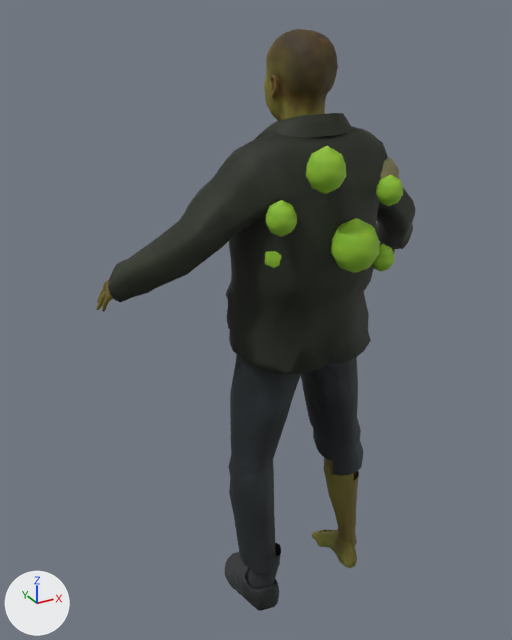
A saved change to the FBX model Assets/Resources/ProductionArt/Toxic.fbx.
One viewpoint serves both versions: a camera (50 mm lens) standing at (-1.1, -1.664, 1.891) and looking at (-0.101, 0.152, 0.983). Arrows for +X, +Y and +Z are at lower left; the lights stay in place. The picture after the commit comes second. Objects named as collision shapes, trigger or cutter boxes, shadow casters or lower levels of detail are left out. Vertices at exactly the same position are counted once.

In view in the first picture: 'Toxic_LOD0'.
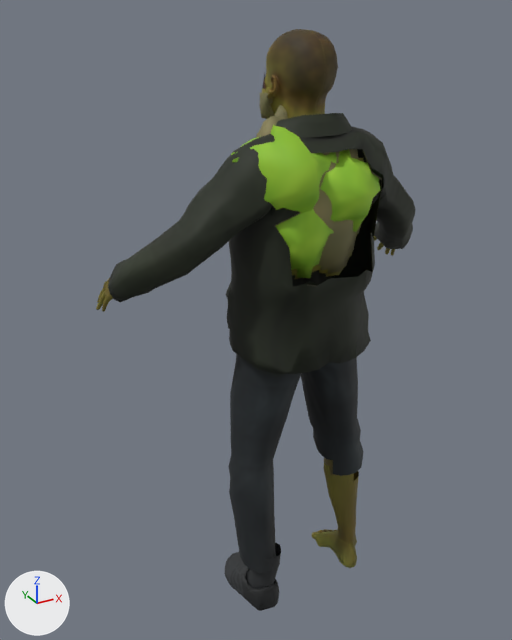
Pixel boxes [x1, y1, x2, y2] of what changed, in the pictures (512 x 640 px):
part 1 of me_toxic_skin, deleted (green)
    before: [373, 244, 394, 272]
part 2 of me_toxic_skin, deleted (green)
    before: [306, 146, 346, 194]
part 3 of me_toxic_skin, reshaped
    before: [265, 157, 403, 273]
    after: [231, 72, 382, 287]

The change, as a list of edits to the scene's bpy script:
```text
Change me_toxic_skin:
    used by ob_toxic_lod0; location = (0.0, 0.0, 0.0)
    remove me_toxic_skin.from_pydata(...)  # 7465 vertices, 11139 faces; spans x -0.56..0.56, y -0.25..0.38, z 0.01..1.84
    add me_toxic_skin.from_pydata(...)  # 8563 vertices, 12529 faces; spans x -0.56..0.56, y -0.16..0.38, z 0.01..1.84
    me_toxic_skin part 1: the loose piece of 60 vertices spanning x 0.14..0.21, y -0.14..-0.07, z 1.18..1.26 is deleted
    me_toxic_skin part 2: the loose piece of 60 vertices spanning x -0.13..-0.03, y -0.23..-0.13, z 1.46..1.58 is deleted
    me_toxic_skin part 3: 76 vertices moved from x -0.18..0.25, y -0.19..0.16, z 1.23..1.67 to x -0.17..0.19, y -0.12..0.16, z 1.19..1.67; 567 vertices removed from x -0.22..0.28, y -0.25..0.21, z 1.2..1.67; 1815 vertices added at x -0.26..0.22, y -0.16..0.23, z 0.99..1.74
    other edits to the shape of me_toxic_skin do not show in these pictures
```
